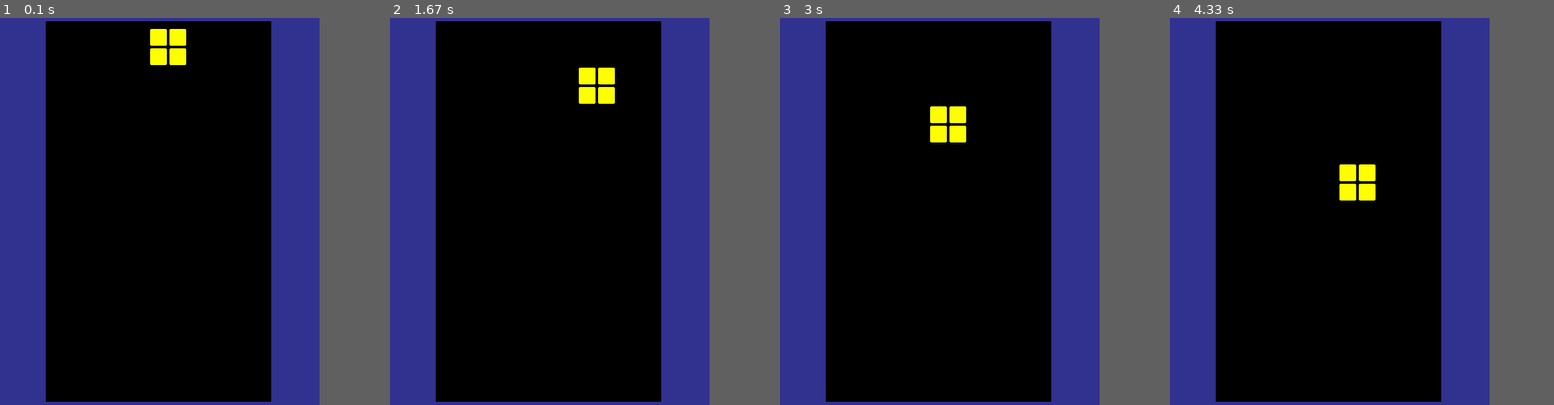
Above: before the commit, frames 1-4 (left to right).
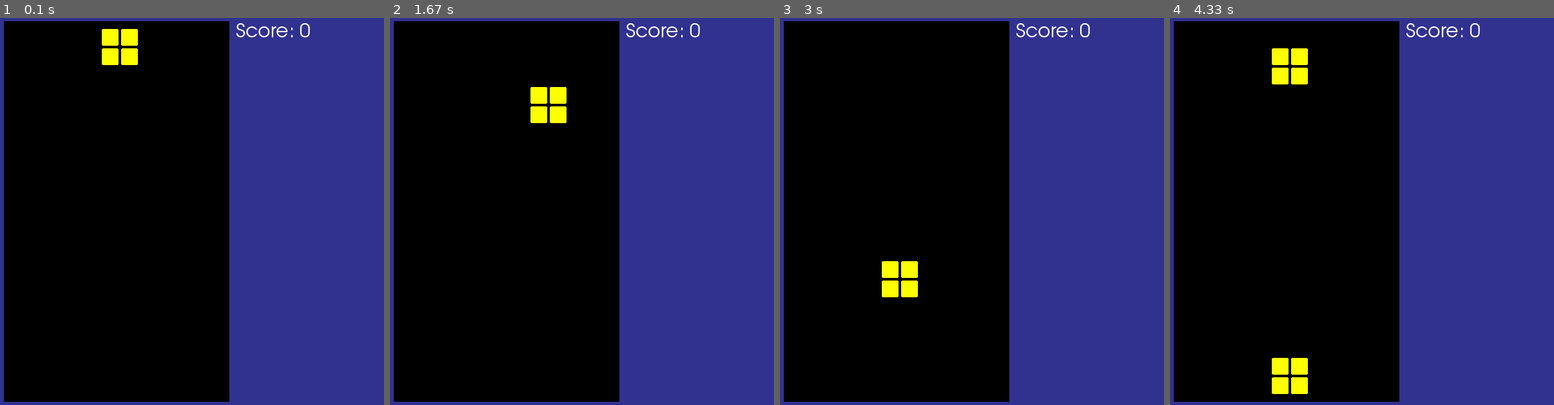
Above: after the commit, the same moments.

Repository: robertscharlie/Repository1
Game: pygame game, started from Pygame Projects/tetris.py
Same seed, same stepped clock (60 frames per second), same inputs: the game is played once before the commit and once after it.
Inputs:
- Up to frame 1 (0.1 s): no input
- Up to frame 2 (1.67 s): hold Right 0.33-0.8 s; hold Up 0.83-1.13 s; hold Right 1.17-1.63 s
- Up to frame 3 (3 s): hold Left 1.67-2.2 s; hold Down 2.23-2.53 s; hold Left 2.57-2.97 s
- Up to frame 4 (4.33 s): hold Up 3-3.37 s; hold Right 3.4-4.03 s; hold Down from 4.07 s (still down)
In our replay, the window is 500x600 before the commit and 600x600 after it. These sizes can differ from the game's own. Grey fills any space a smaller window leaves; there, only what the larger window draws over its background counts as a difference.

The runs differ from the first frame. In frame 1, 23% of the frame differs, in the area x 1-81%, y 0-100%; in frame 2, 23%; in frame 3, 23%; in frame 4, 24%.

Commit message:
Update tetris.py

Diff:
--- a/Pygame Projects/tetris.py
+++ b/Pygame Projects/tetris.py
@@ -4,48 +4,57 @@
 borderName = "Tetris"
 
 # Game Variables
-resolution = (500, 600)
+resolution = (600, 600)
 gameResolution = (11, 19)  # Min (3,5)
 blockSize = 30
 blockGap = blockSize / 15
 
 gameticks = 750
+score = 0
+linesCleared = 0
+level = 1
+border = 10
+
+
+def font(size):
+    return pygame.font.SysFont("centurygothic", size)
+
 
 # Game Blocks
 blocks = {
     "redBlock": [
         ["n", "n", "x"],
-        ["n", "x", "x"],
+        ["n", "m", "x"],
         ["n", "x", "n"],
     ],
     "orangeBlock": [
         ["n", "x", "n"],
-        ["n", "x", "n"],
+        ["n", "m", "n"],
         ["x", "x", "n"],
     ],
     "greenBlock": [
         ["x", "n", "n"],
-        ["x", "x", "n"],
+        ["x", "m", "n"],
         ["n", "x", "n"],
     ],
     "blueBlock": [
         ["n", "x", "n"],
-        ["n", "x", "n"],
+        ["n", "m", "n"],
         ["n", "x", "x"],
     ],
     "cyanBlock": [
         ["n", "x", "n"],
-        ["n", "x", "n"],
+        ["n", "m", "n"],
         ["n", "x", "n"],
     ],
     "yellowBlock": [
         ["n", "x", "x"],
-        ["n", "x", "x"],
+        ["n", "m", "x"],
         ["n", "n", "n"],
     ],
     "purpleBlock": [
         ["n", "x", "n"],
-        ["n", "x", "x"],
+        ["n", "m", "x"],
         ["n", "x", "n"],
     ],
 }
@@ -54,22 +63,18 @@
 pygame.display.set_caption(borderName)
 screen = pygame.display.set_mode(resolution)
 
-letters = ["r", "g", "b", "o", "p", "c", "y", "n"]
+letters = [
+    "r",
+    "g",
+    "b",
+    "o",
+    "p",
+    "c",
+    "y",
+    "n",
+]
 
 map = [["n" for _ in range(gameResolution[1])] for _ in range(gameResolution[0])]
-
-
-# for j in range(7):
-#     for i in range(gameResolution[0]):
-#         map[i][gameResolution[1] - 1 - j] = random.choice(
-#             ["r", "g", "b", "o", "p", "c", "y"]
-#         )
-
-# map[0][gameResolution[1] - 1 - 6] = "n"
-
-# map[4][gameResolution[1] - 1 - 3] = "n"
-
-# map[4][gameResolution[1] - 1] = "n"
 
 
 def drawBlocks():
@@ -91,16 +96,17 @@
                 return "yellow"
             case "x":
                 return currentColour
+            case "m":
+                return currentColour
             case "n":
                 return "black"
         return "white"
 
-    border = 10
     pygame.draw.rect(
         screen,
         "black",
         (
-            (resolution[0] - gameResolution[0] * blockSize) // 2 - border,
+            border,
             (resolution[1] - gameResolution[1] * blockSize) // 2 - border,
             2 * border + blockSize * gameResolution[0],
             2 * border + blockSize * gameResolution[1],
@@ -112,9 +118,7 @@
                 screen,
                 tocolour(map[row][column]),
                 (
-                    (resolution[0] - gameResolution[0] * blockSize) // 2
-                    + row * blockSize
-                    + blockGap,
+                    border + row * blockSize + blockGap,
                     (resolution[1] - gameResolution[1] * blockSize) // 2
                     + column * blockSize
                     + blockGap,
@@ -145,8 +149,8 @@
     if place:
         for i in range(3):
             for j in range(3):
-                if block[i][j] == "x":
-                    map[j - 1 + gameResolution[0] // 2][i] = "x"
+                if block[i][j] == "x" or block[i][j] == "m":
+                    map[j - 1 + gameResolution[0] // 2][i] = block[i][j]
         return True
     else:
         return False
@@ -159,21 +163,27 @@
                 # Checks every block
                 if (
                     map[gameResolution[0] - i - 1][gameResolution[1] - j - 2] == "x"
+                    or map[gameResolution[0] - i - 1][gameResolution[1] - j - 2] == "m"
                 ):  # if block is being played
+                    map[gameResolution[0] - i - 1][gameResolution[1] - j - 1] = map[
+                        gameResolution[0] - i - 1
+                    ][gameResolution[1] - j - 2]
                     map[gameResolution[0] - i - 1][gameResolution[1] - j - 2] = "n"
-                    map[gameResolution[0] - i - 1][gameResolution[1] - j - 1] = "x"
 
     def convertBlocks():
         for j in range(gameResolution[1]):
             for i in range(gameResolution[0]):
-                if map[gameResolution[0] - i - 1][gameResolution[1] - j - 2] == "x":
+                if (
+                    map[gameResolution[0] - i - 1][gameResolution[1] - j - 2] == "x"
+                    or map[gameResolution[0] - i - 1][gameResolution[1] - j - 2] == "m"
+                ):
                     map[gameResolution[0] - i - 1][
                         gameResolution[1] - j - 2
                     ] = currentColour[0]
 
     # Checks last layer
     for i in range(gameResolution[0]):
-        if map[i][gameResolution[1] - 1] == "x":
+        if map[i][gameResolution[1] - 1] == "x" or map[i][gameResolution[1] - 1] == "m":
             convertBlocks()
             return True  # Blocks cannot move
 
@@ -183,8 +193,8 @@
         for i in range(gameResolution[0]):
             block = map[gameResolution[0] - i - 1][gameResolution[1] - j - 2]
             underBlock = map[gameResolution[0] - i - 1][gameResolution[1] - j - 1]
-            if block == "x":
-                if not (underBlock == "n" or underBlock == "x"):
+            if block == "x" or block == "m":
+                if not (underBlock == "n" or underBlock == "x" or underBlock == "m"):
                     moveBlock = False
 
     if moveBlock:
@@ -201,25 +211,30 @@
     moveBlock = True
     for j in range(gameResolution[1]):
         for i in range(gameResolution[0]):
-            if map[i][j] == "x":
+            if map[i][j] == "x" or map[i][j] == "m":
                 if i + direction < 0 or i + direction > gameResolution[0] - 1:
                     moveBlock = False
                 else:
                     sideBlock = map[i + direction][j]
-                    if not (sideBlock == "n" or sideBlock == "x"):
+                    if not (sideBlock == "n" or sideBlock == "x" or sideBlock == "m"):
                         moveBlock = False
 
     if moveBlock:
         for j in range(gameResolution[1]):
             for i in range(gameResolution[0]):
                 if direction > 0:
-                    if map[gameResolution[0] - 1 - i][j] == "x":
+                    if (
+                        map[gameResolution[0] - 1 - i][j] == "x"
+                        or map[gameResolution[0] - 1 - i][j] == "m"
+                    ):
+                        map[gameResolution[0] - 1 - i + direction][j] = map[
+                            gameResolution[0] - 1 - i
+                        ][j]
                         map[gameResolution[0] - 1 - i][j] = "n"
-                        map[gameResolution[0] - 1 - i + direction][j] = "x"
                 else:
-                    if map[i][j] == "x":
+                    if map[i][j] == "x" or map[i][j] == "m":
+                        map[i + direction][j] = map[i][j]
                         map[i][j] = "n"
-                        map[i + direction][j] = "x"
 
 
 def checkfull():
@@ -235,7 +250,7 @@
         strrow = ""
         for i in range(gameResolution[0]):
             strrow += map[i][gameResolution[1] - row - 1]
-        count = strrow.count("x") + strrow.count("n")
+        count = strrow.count("x") + strrow.count("m") + strrow.count("n")
 
         if count == 0:
             for i in range(gameResolution[0]):
@@ -245,18 +260,61 @@
             break
 
     if moved:
+        global score
+        score += 100
         checkfull()
 
 
 def rotateBlocks():
-    pass
+    rotate = True
+
+    # Get indexes of 3x3 of blocks
+    listIndexes = []
+    listElements = []
+    for j in range(gameResolution[1]):
+        for i in range(gameResolution[0]):
+            if map[i][j] == "m":
+                if i == 0 or i == gameResolution[0] + 1:
+                    rotate = False
+                try:
+                    for k in range(3):
+                        listIndexesTemp = []
+                        listElementsTemp = []
+                        for l in range(3):
+                            listIndexesTemp.append([i - 1 + k, j - 1 + l])
+                            listElementsTemp.append(map[i - 1 + k][j - 1 + l])
+                        listIndexes.append(listIndexesTemp)
+                        listElements.append(listElementsTemp)
+                except IndexError:
+                    rotate = False
+
+    for each in listElements:
+        for element in each:
+            if element != "x" and element != "m" and element != "n":
+                rotate = False
+
+    if rotate:
+        transposed = list(zip(*listElements))[::-1]
+        rotated_matrix = [list(row) for row in transposed]
+        for e in range(len(listIndexes)):
+            for r in range(3):
+                map[listIndexes[e][r][0]][listIndexes[e][r][1]] = rotated_matrix[e][r]
+
+
+def gameUpdate():
+    if updateBlocks():
+        checkfull()
+    if not placeBlock():
+        print("GAME OVER")
 
 
 placeBlock()
 drawBlocks()
 
+
 clock = pygame.time.Clock()
 last = 0
+downHeld = False
 while True:
     for event in pygame.event.get():
         if event.type == pygame.QUIT:
@@ -268,23 +326,33 @@
             elif event.key == pygame.K_RIGHT:
                 shiftBlocks(1)
             if event.key == pygame.K_DOWN:
-                if updateBlocks():
-                    checkfull()
-                    if not placeBlock():
-                        print("GAME OVER")
+                last -= 1
+                downHeld = True
+                # print("down")
+            if event.key == pygame.K_UP:
+                rotateBlocks()
+        if event.type == pygame.KEYUP:
+            if event.key == pygame.K_DOWN:
+                downHeld = False
 
     # Game Functions
 
     current = pygame.time.get_ticks() // gameticks
-    if current > last:
+    if current > last or downHeld:
         last = current
         if updateBlocks():
             checkfull()
+            pygame.time.delay(150)
             if not placeBlock():
                 print("GAME OVER")
 
+    # Draw all elements to Screen
+
     screen.fill("#313190")
-
     drawBlocks()
+
+    scoretext = font(30).render(f"Score: {score}", True, "white")
+    screen.blit(scoretext, ((3 * border + blockSize * gameResolution[0] + 10, 7)))
+
     pygame.display.flip()
-    clock.tick(60)
+    clock.tick(30)
